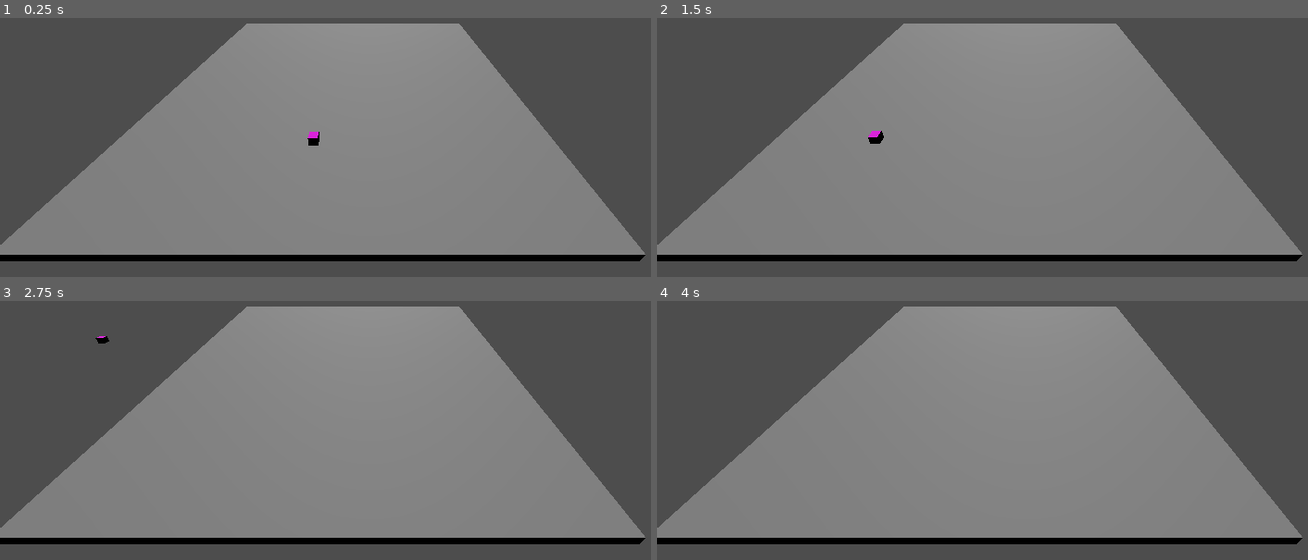
Above: before the commit, frames 1-4 (two rows, left to right).
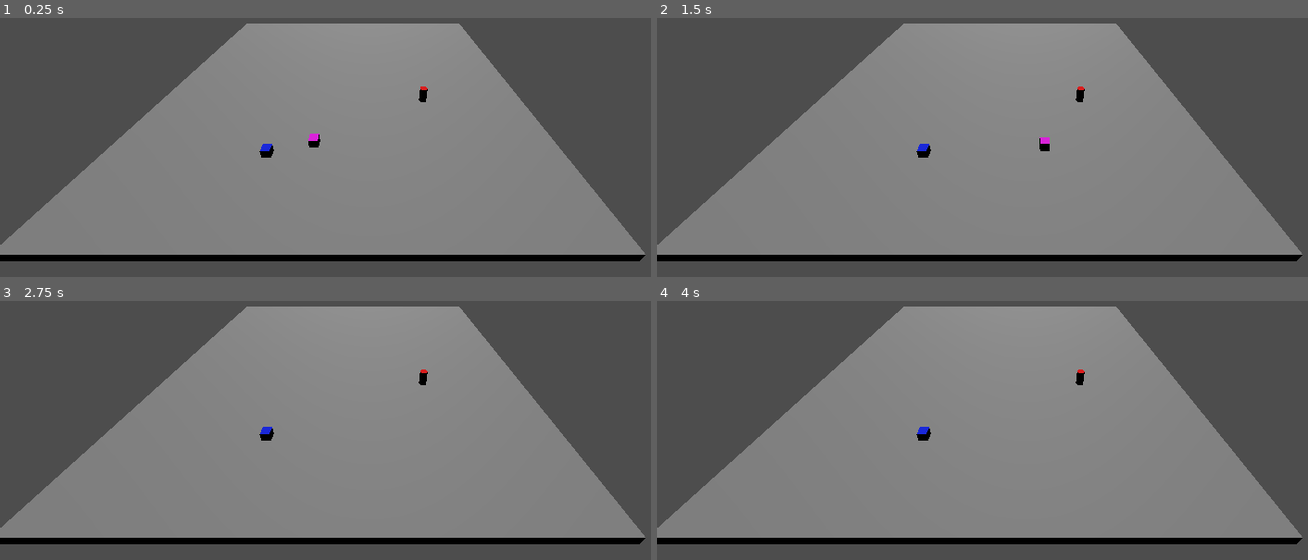
Above: after the commit, the same moments.

Repository: StudioXPEtudiant/25-26.FR.JEU.S5.god-sent
Game: Godot game, scene res://Area1.tscn
Two runs of this game, one before a commit and one after it. Both use one fixed random seed, a clock stepped at 60 frames per second and the inputs below.
Inputs (mouse positions are in pixels of both pictures, inside the frame that each line leads up to):
- Up to frame 1 (0.25 s): no input
- Up to frame 2 (1.5 s): tap Enter at 0.5 s; move the mouse to (1190, 49) at 0.52 s; hold D (right) 0.53-1.28 s; click (1190, 49) at 0.6 s; move the mouse to (878, 90) at 1.27 s; hold S (down) from 1.28 s (still down); click (878, 90) at 1.35 s
- Up to frame 3 (2.75 s): move the mouse to (outside the picture) at 2.02 s; release S (down) at 2.03 s; hold D (right) from 2.03 s (still down); click (outside the picture) at 2.1 s
- Up to frame 4 (4 s): move the mouse to (989, 435) at 2.77 s; release D (right) at 2.78 s; hold W (move up) 2.78-3.53 s; click (989, 435) at 2.85 s; move the mouse to (1249, 414) at 3.52 s; hold A (left) from 3.53 s (still down); click (1249, 414) at 3.6 s

The runs differ from the first frame. In frame 1, 0.2% of the frame differs, in the area x 39-66%, y 26-54%; in frame 2, 0.3%, in the area x 32-66%, y 26-54%; in frame 3, 0.2%; in frame 4, 0.2%.

Commit message:
added inventory

Diff:
--- a/Area1.tscn
+++ b/Area1.tscn
@@ -1,6 +1,8 @@
-[gd_scene load_steps=5 format=3 uid="uid://d3dq2k6ow7jmh"]
+[gd_scene load_steps=7 format=3 uid="uid://d3dq2k6ow7jmh"]
 
 [ext_resource type="PackedScene" uid="uid://cipod3k0xe5ym" path="res://Player.tscn" id="1_64ehj"]
+[ext_resource type="PackedScene" uid="uid://cmrb6lgtptwmh" path="res://enemie.tscn" id="2_nnmyo"]
+[ext_resource type="PackedScene" uid="uid://xm6c5671phf4" path="res://FireWeapon.tscn" id="3_cbpdc"]
 
 [sub_resource type="PhysicsMaterial" id="PhysicsMaterial_5rags"]
 friction = 0.0
@@ -26,7 +28,13 @@
 transform = Transform3D(1, 0, 0, 0, 0.866025, 0.5, 0, -0.5, 0.866025, 3.94701, 22.9262, 35.5869)
 
 [node name="player" parent="." instance=ExtResource("1_64ehj")]
-transform = Transform3D(1, 0, 0, 0, 1, 0, 0, 0, 1, -2, 2.23953, 14.3585)
+transform = Transform3D(1, 0, 0, 0, 1, 0, 0, 0, 1, -2, 1.88844, 14.3585)
 
 [node name="DirectionalLight3D" type="DirectionalLight3D" parent="."]
 transform = Transform3D(1, 0, 0, 0, -0.73392, 0.679236, 0, -0.679236, -0.73392, 0, 30.7175, 0)
+
+[node name="Node3D" parent="." instance=ExtResource("2_nnmyo")]
+transform = Transform3D(1, 0, 0, 0, 1, 0, 0, 0, 1, -7, 1, 15)
+
+[node name="Node3D2" parent="." instance=ExtResource("3_cbpdc")]
+transform = Transform3D(1, 0, 0, 0, 1, 0, 0, 0, 1, 11.2062, 0.5, 5.31423)
--- /dev/null
+++ b/EnemieHP.gd
@@ -0,0 +1,30 @@
+extends Node3D
+
+@export var health: int
+# Called when the node enters the scene tree for the first time.
+func _ready():
+	health=20
+	pass # Replace with function body.
+
+
+# Called every frame. 'delta' is the elapsed time since the previous frame.
+func _process(delta):
+	pass
+
+
+
+func hurt(damageTaken: int, AttackType : String):
+	if AttackType=="Fire" :
+		print_debug("Enemy was attacked")
+		health=health-damageTaken*1.5
+		print_debug(health)
+		print_debug("attack was :",AttackType)
+		pass
+	else :
+		print_debug("Enemy was attacked")
+		health=health-damageTaken
+		print_debug(health)
+		print_debug("attack was :",AttackType)
+
+
+	pass
--- /dev/null
+++ b/FireWeapon.tscn
@@ -0,0 +1,35 @@
+[gd_scene load_steps=7 format=3 uid="uid://xm6c5671phf4"]
+
+[ext_resource type="Script" path="res://WeaponScript1.gd" id="1_85qyv"]
+[ext_resource type="Script" path="res://ItemPickUp.gd" id="1_vph2v"]
+
+[sub_resource type="CylinderShape3D" id="CylinderShape3D_upwye"]
+
+[sub_resource type="StandardMaterial3D" id="StandardMaterial3D_08rf5"]
+albedo_color = Color(1, 0, 0, 1)
+
+[sub_resource type="CylinderMesh" id="CylinderMesh_uujyd"]
+material = SubResource("StandardMaterial3D_08rf5")
+
+[sub_resource type="BoxShape3D" id="BoxShape3D_1niha"]
+
+[node name="FireWeapon" type="RigidBody3D"]
+script = ExtResource("1_vph2v")
+
+[node name="CollisionShape3D" type="CollisionShape3D" parent="."]
+shape = SubResource("CylinderShape3D_upwye")
+
+[node name="Shape" type="MeshInstance3D" parent="CollisionShape3D"]
+mesh = SubResource("CylinderMesh_uujyd")
+
+[node name="Area3D" type="Area3D" parent="CollisionShape3D/Shape"]
+collision_mask = 128
+script = ExtResource("1_85qyv")
+
+[node name="CollisionShape3D" type="CollisionShape3D" parent="CollisionShape3D/Shape/Area3D"]
+transform = Transform3D(5, 0, 0, 0, 5, 0, 0, 0, 5, 0, 0, 0)
+shape = SubResource("BoxShape3D_1niha")
+
+[connection signal="body_entered" from="." to="." method="_on_body_entered"]
+[connection signal="body_entered" from="CollisionShape3D/Shape/Area3D" to="." method="_on_area_3d_body_entered"]
+[connection signal="body_entered" from="CollisionShape3D/Shape/Area3D" to="CollisionShape3D/Shape/Area3D" method="_on_body_entered"]
--- /dev/null
+++ b/InvScript.gd
@@ -0,0 +1,22 @@
+extends Node
+
+class_name Inventory
+
+@export var inv:Dictionary
+
+# Called when the node enters the scene tree for the first time.
+func _ready():
+
+	pass # Replace with function body.
+
+
+# Called every frame. 'delta' is the elapsed time since the previous frame.
+func _process(delta):
+	pass
+func add_Items(itemName:String,ItemCount : int):
+	var actualCount:int=inv.get(itemName,0)
+	actualCount+=ItemCount
+
+	inv[itemName]=actualCount
+	print_debug(actualCount,itemName,ItemCount)
+	pass
--- /dev/null
+++ b/ItemPickUp.gd
@@ -0,0 +1,26 @@
+extends RigidBody3D
+
+@export var itemName : String
+# Called when the node enters the scene tree for the first time.
+func _ready():
+	itemName="TESTNAME"
+	pass # Replace with function body.
+
+
+# Called every frame. 'delta' is the elapsed time since the previous frame.
+func _process(delta):
+	pass
+
+
+func _on_area_3d_body_entered(body:Node3D)-> void:
+	print_debug(body)
+	var inv:Inventory=body.find_child("Inventory") as Inventory
+	print_debug(body.find_child("Inventory"))
+	#if inv!= null :
+	if inv :
+		print_debug("AAAAAAAAAAAAAAAAAA")
+		inv.add_Items(itemName,1)
+
+
+
+	pass # Replace with function body.
--- a/Movement_script.gd
+++ b/Movement_script.gd
@@ -8,13 +8,13 @@
 
 # Called every frame. 'delta' is the elapsed time since the previous frame.
 func _process(delta):
-	var moveSpeed: float=25
+	var moveSpeed: float=19
 	var left ="left"
 	var right = "right"
 	var up = "move up"
 	var down = "down"
-	var verticalAxe=Input.get_axis(down,up)
-	var horizontalAxe=Input.get_axis(right,left)
+	var verticalAxe=Input.get_axis(up,down)
+	var horizontalAxe=Input.get_axis(left,right)
 	var orientationChanged: bool=false
 	var newVelocity = get_linear_velocity()
 	#print_debug(horizontalAxe)
@@ -23,8 +23,12 @@
 	#print_debug(self.global_position)
 	var direction=Vector3(horizontalAxe,0,verticalAxe).normalized()
 	linear_velocity+=moveSpeed*direction*delta
+
+
 	if verticalAxe==0 and horizontalAxe==0 :
-		linear_velocity=linear_velocity*0.95
+		linear_velocity=linear_velocity*0.90
+
+
 
 
 	#if orientationChanged  :
--- a/Player.tscn
+++ b/Player.tscn
@@ -1,7 +1,12 @@
-[gd_scene load_steps=7 format=3 uid="uid://cipod3k0xe5ym"]
+[gd_scene load_steps=8 format=3 uid="uid://cipod3k0xe5ym"]
 
 [ext_resource type="Script" path="res://Movement_script.gd" id="1_5wn8o"]
 [ext_resource type="Script" path="res://attack.gd" id="2_f0jt5"]
+[ext_resource type="Script" path="res://InvScript.gd" id="2_ll1el"]
+
+[sub_resource type="BoxShape3D" id="BoxShape3D_dewkq"]
+
+[sub_resource type="CylinderShape3D" id="CylinderShape3D_q5f40"]
 
 [sub_resource type="StandardMaterial3D" id="StandardMaterial3D_s5m8g"]
 albedo_color = Color(1, 0.105882, 1, 1)
@@ -9,33 +14,38 @@
 [sub_resource type="BoxMesh" id="BoxMesh_fgui2"]
 material = SubResource("StandardMaterial3D_s5m8g")
 
-[sub_resource type="BoxShape3D" id="BoxShape3D_dewkq"]
-
-[sub_resource type="CylinderShape3D" id="CylinderShape3D_q5f40"]
-
-[node name="player" type="Node3D"]
+[node name="player" type="RigidBody3D"]
+collision_layer = 129
+script = ExtResource("1_5wn8o")
 
 [node name="RigidBody3D" type="RigidBody3D" parent="."]
 mass = 0.01
-script = ExtResource("1_5wn8o")
 
-[node name="CharacterBody3D" type="CharacterBody3D" parent="RigidBody3D"]
+[node name="HP" type="Node3D" parent="."]
 
-[node name="MeshInstance3D" type="MeshInstance3D" parent="RigidBody3D"]
-mesh = SubResource("BoxMesh_fgui2")
-skeleton = NodePath("../..")
+[node name="Inventory" type="Node3D" parent="."]
+script = ExtResource("2_ll1el")
 
-[node name="CollisionShape3D" type="CollisionShape3D" parent="RigidBody3D"]
+[node name="CollisionShape3D" type="CollisionShape3D" parent="."]
 shape = SubResource("BoxShape3D_dewkq")
 
-[node name="Area3D" type="Area3D" parent="RigidBody3D"]
+[node name="Area3D" type="Area3D" parent="."]
+collision_mask = 2
 script = ExtResource("2_f0jt5")
 
-[node name="Timer" type="Timer" parent="RigidBody3D/Area3D"]
+[node name="Timer" type="Timer" parent="Area3D"]
 
-[node name="CollisionShape3D" type="CollisionShape3D" parent="RigidBody3D/Area3D"]
+[node name="CollisionShape3D" type="CollisionShape3D" parent="Area3D"]
 shape = SubResource("CylinderShape3D_q5f40")
+disabled = true
 
-[connection signal="bald" from="RigidBody3D/Area3D" to="RigidBody3D/Area3D/Timer" method="start"]
-[connection signal="bald" from="RigidBody3D/Area3D" to="RigidBody3D/Area3D/CollisionShape3D" method="set_disabled" binds= [true]]
-[connection signal="timeout" from="RigidBody3D/Area3D/Timer" to="RigidBody3D/Area3D/CollisionShape3D" method="set_disabled" binds= [false]]
+[node name="MeshInstance3D" type="MeshInstance3D" parent="."]
+mesh = SubResource("BoxMesh_fgui2")
+
+[node name="CollisionShape3D2" type="CollisionShape3D" parent="."]
+shape = SubResource("BoxShape3D_dewkq")
+
+[connection signal="bald" from="Area3D" to="Area3D/Timer" method="start"]
+[connection signal="bald" from="Area3D" to="Area3D/CollisionShape3D" method="set_disabled" binds= [false]]
+[connection signal="body_entered" from="Area3D" to="Area3D" method="_on_body_entered"]
+[connection signal="timeout" from="Area3D/Timer" to="Area3D/CollisionShape3D" method="set_disabled" binds= [true]]
--- /dev/null
+++ b/WeaponScript1.gd
@@ -0,0 +1,29 @@
+extends Area3D
+#var test= self.find_children("Shape")
+#@export var weaponsize = Vector3(10,10,10)
+#@export var weaponDamage= int(10)
+#signal bald
+#@export var AttackType= ("Fire")
+## Called when the node enters the scene tree for the first time.
+#func _ready():
+	#print_debug("i am a :", test)
+	#pass # Replace with function body.
+#
+#
+## Called every frame. 'delta' is the elapsed time since the previous frame.
+#func _process(delta):
+	#pass
+#
+#
+#
+#
+#func _on_body_entered(body : RigidBody3D):
+	#
+	#var IsPlayer=body.find_child("A")
+	#
+	#if IsPlayer :
+		#self. reparent(body)
+		#
+		#
+		#
+	#pass # Replace with function body.
--- a/attack.gd
+++ b/attack.gd
@@ -1,8 +1,11 @@
 extends Area3D
-var weaponsize = Vector3(10,10,10)
+@export var weaponsize = Vector3(10,10,10)
+@export var weaponDamage= int(10)
 signal bald
+@export var AttackType= ("Fire")
 # Called when the node enters the scene tree for the first time.
 func _ready():
+	print_debug(AttackType)
 	self.scale= weaponsize
 	pass # Replace with function body.
 
@@ -10,19 +13,18 @@
 # Called every frame. 'delta' is the elapsed time since the previous frame.
 func _process(delta):
 	if Input.is_action_just_pressed("attack") :
-		print_debug("verticalAxe")
+
 		bald.emit()
 
 	pass
 
 
-func attack():
 
+func _on_body_entered(body: CharacterBody3D):
 
+	var hp = body.find_child("HP")
 
-	pass
-pass
-
-func bodyEntered(CharacterBody3D):
-
-	pass
+	if hp :
+		hp.call("hurt",weaponDamage, AttackType)
+		print_debug("Tried damaging the bad guy")
+	pass # Replace with function body.
--- a/enemie.tscn
+++ b/enemie.tscn
@@ -1,3 +1,31 @@
-[gd_scene format=3 uid="uid://cmrb6lgtptwmh"]
+[gd_scene load_steps=6 format=3 uid="uid://cmrb6lgtptwmh"]
 
-[node name="Node3D" type="Node3D"]
+[ext_resource type="Script" path="res://EnemieHP.gd" id="1_asxtf"]
+
+[sub_resource type="BoxShape3D" id="BoxShape3D_6lm4y"]
+
+[sub_resource type="StandardMaterial3D" id="StandardMaterial3D_ed618"]
+albedo_color = Color(0, 0.137255, 1, 1)
+
+[sub_resource type="BoxMesh" id="BoxMesh_o1cbk"]
+material = SubResource("StandardMaterial3D_ed618")
+
+[sub_resource type="BoxShape3D" id="BoxShape3D_rt3jl"]
+
+[node name="Node3D" type="CharacterBody3D"]
+collision_layer = 2
+
+[node name="Area3D" type="Area3D" parent="."]
+collision_layer = 2
+
+[node name="CollisionShape3D" type="CollisionShape3D" parent="Area3D"]
+shape = SubResource("BoxShape3D_6lm4y")
+
+[node name="MeshInstance3D" type="MeshInstance3D" parent="Area3D/CollisionShape3D"]
+mesh = SubResource("BoxMesh_o1cbk")
+
+[node name="HP" type="Node3D" parent="."]
+script = ExtResource("1_asxtf")
+
+[node name="CollisionShape3D" type="CollisionShape3D" parent="."]
+shape = SubResource("BoxShape3D_rt3jl")
